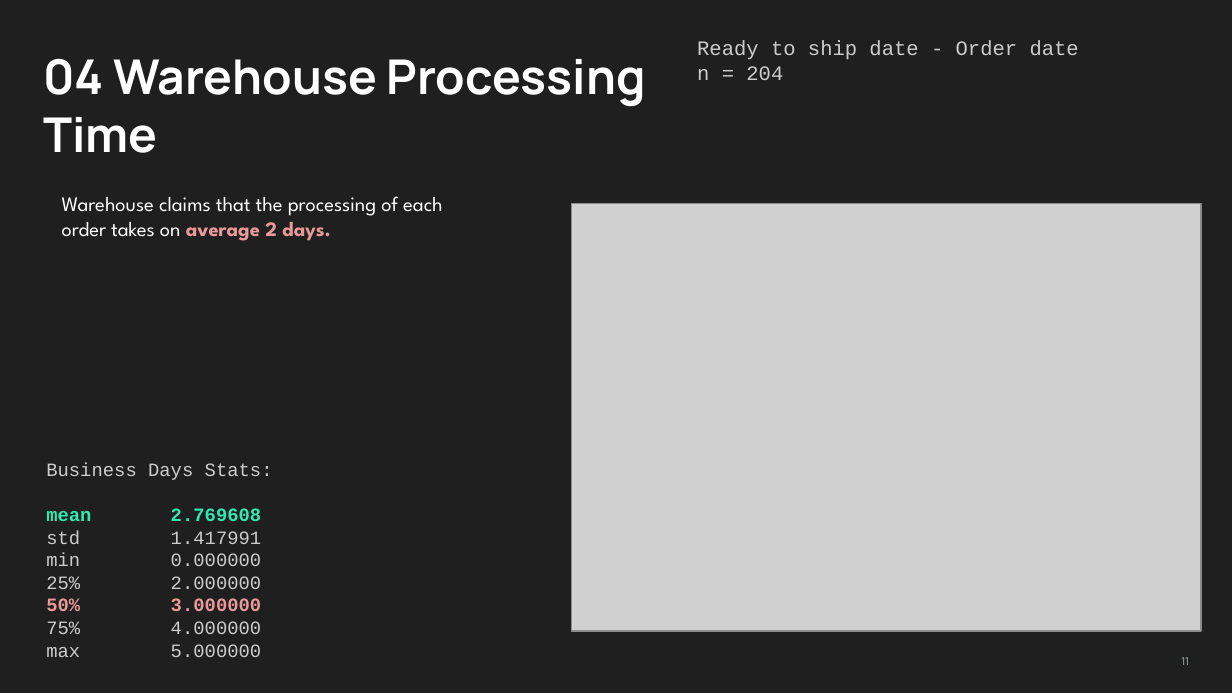
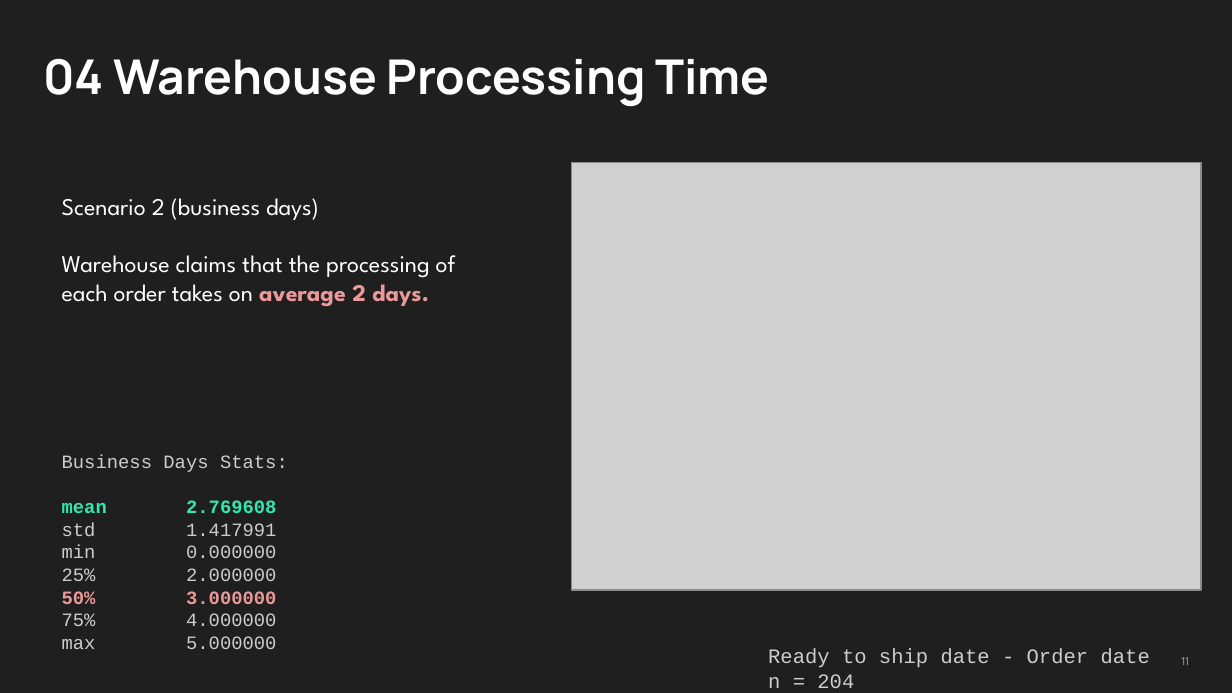
Before and after one commit to skibodaria/muesli-project, a slide deck: slide 11 of presentation/Muesli Delivery EDA.pptx. Drawn at 1232x693 pixels with LibreOffice and Linux fonts; fonts in the diff are those of the drawing; grey boxes stand for pictures. Boxes give left, top, right and bottom in pixels: in the first picture for what was removed or moved away, otherwise in the second. Text is boxed around its words. In the diff, an @@ line names an element or a change of style, - is before the commit and + after.

Commit message:
adding presentation in a new format

```diff
--- a/presentation/Muesli Delivery EDA.pptx
+++ b/presentation/Muesli Delivery EDA.pptx
@@ title at [43, 58, 769, 107]: text changed @@
-04 Warehouse Processing
-Time
+04 Warehouse Processing Time
@@ picture: place and size @@
-picture at [572, 203, 1201, 631]
+picture at [572, 163, 1201, 590]
@@ text at [62, 198, 319, 220]: paragraph added @@
+Scenario 2 (business days)
@@ text at [62, 255, 456, 307]: size 12 to 14 pt in "Warehouse claims that the processing of each ..." @@
@@ text "Business Days Stats:": place and size @@
-text "Business Days Stats:" at [46, 463, 273, 657]
+text "Business Days Stats:" at [62, 455, 288, 649]
@@ text "Ready to ship date - ...": place and size @@
-text "Ready to ship date - ..." at [697, 41, 1079, 80]
+text "Ready to ship date - ..." at [768, 649, 1150, 688]
```
Also in this commit, not shown: 24 other slides changed, 1 other file.
